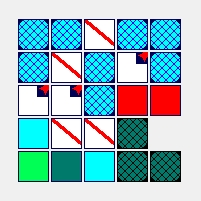
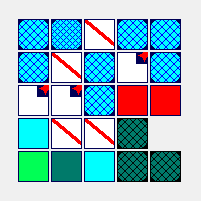
Revision of a layered 201 × 201 image; what changed, layer by layer:
added layer "medium" in group "Layer Group" over [52, 20, 81, 52]
hid "Layer #8" over [52, 20, 81, 49]
hid "Layer #7" over [52, 20, 81, 49]
